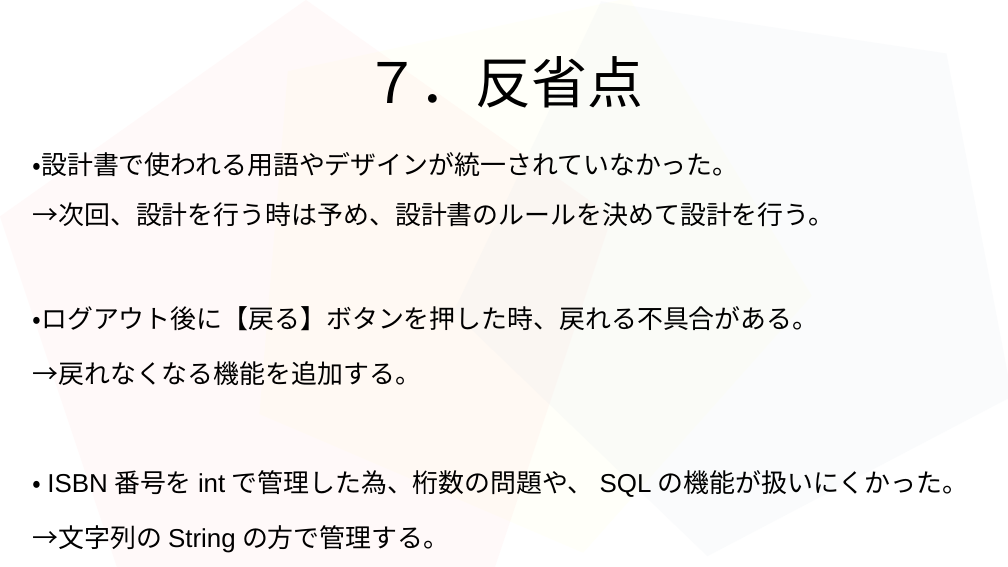
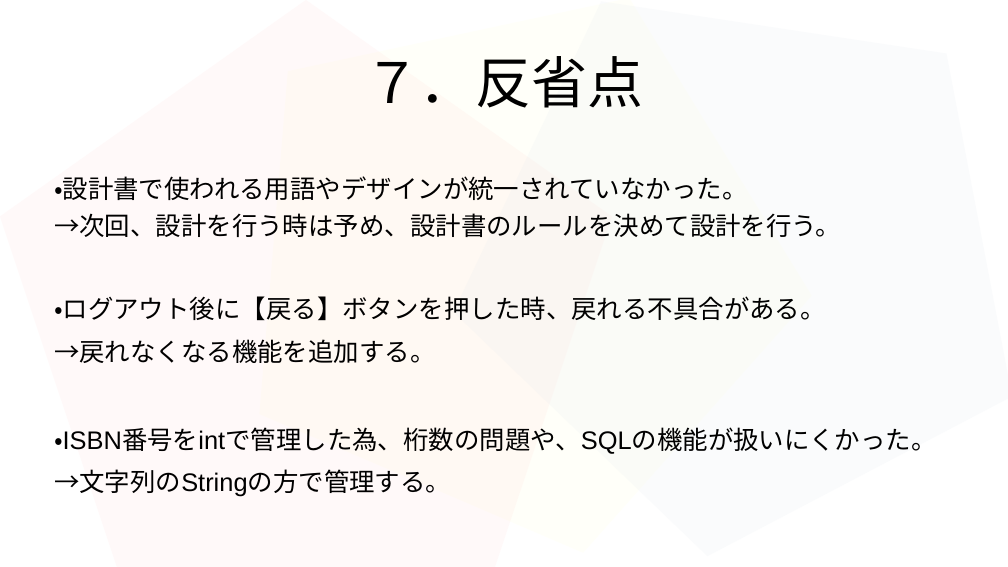
Before and after one commit to 2022java42-student009/ProjectJava, a slide deck: slide 13 of タスク/豊住班プレゼン資料.odp. Drawn at 1008x567 pixels with LibreOffice and Linux fonts; fonts in the diff are those of the drawing. Boxes give left, top, right and bottom in pixels: in the first picture for what was removed or moved away, otherwise in the second. Text is boxed around its words. In the diff, an @@ line names an element or a change of style, - is before the commit and + after.

Commit message:
修正　豊住

```diff
--- a/タスク/豊住班プレゼン資料.odp
+++ b/タスク/豊住班プレゼン資料.odp
@@ text "・設計書で使われる用語やデザインが統一されていなかった。": place and size @@
-text "・設計書で使われる用語やデザインが統一されていなかった。" at [32,152,968,549]
+text "・設計書で使われる用語やデザインが統一されていなかった。" at [54,176,936,497]
@@ text "・設計書で使われる用語やデザインが統一されていなかった。" at [54,176,936,497]: size 20.4 to 20 pt; line spacing 0.8 to 1; less space between paragraphs; line spacing 0.95 to 1.15 @@
```
